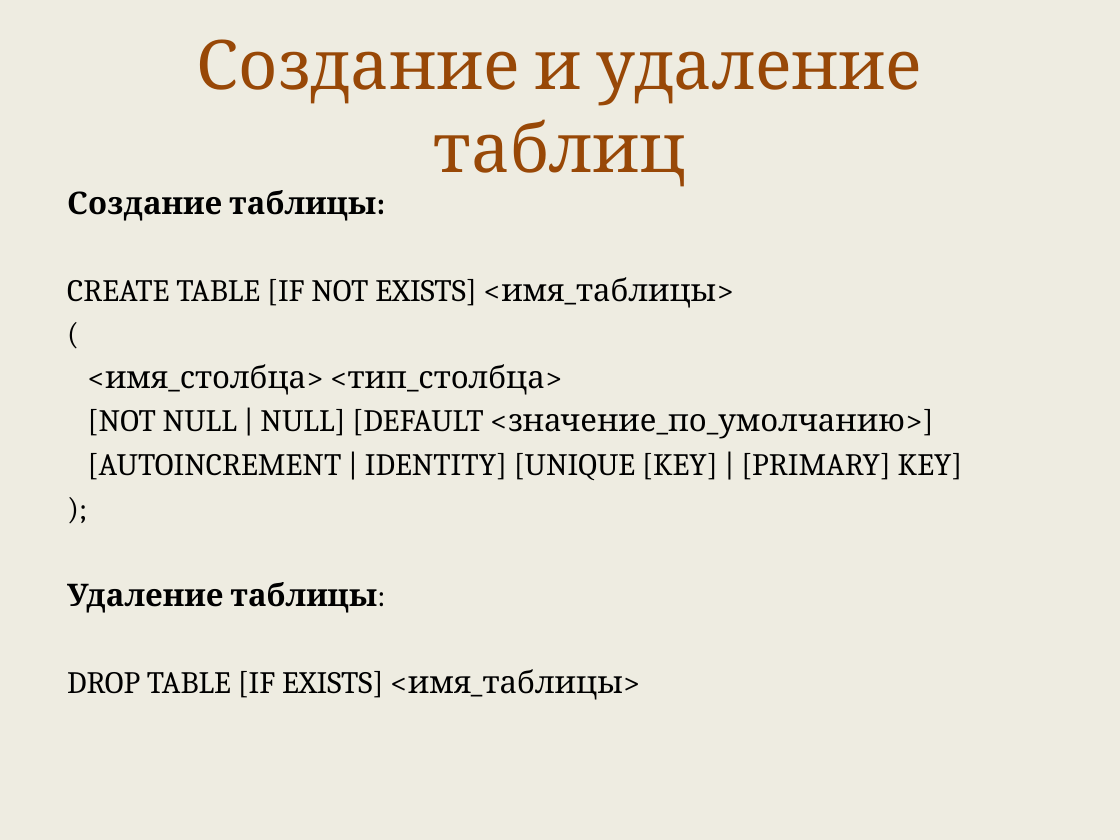
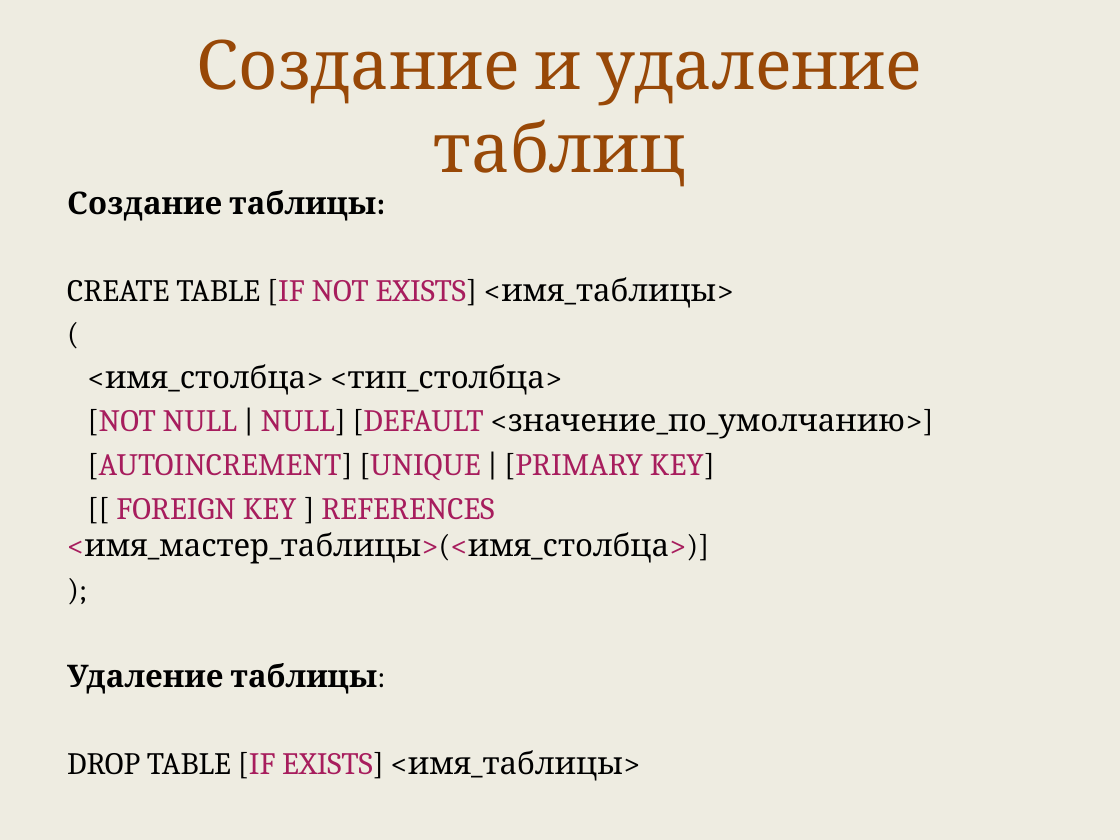
Before and after one commit to maxchv/LearnPython, a slide deck: slide 20 of week12/sql.pptx. Drawn at 1120x840 pixels with LibreOffice and Linux fonts; fonts in the diff are those of the drawing. Boxes give left, top, right and bottom in pixels: in the first picture for what was removed or moved away, otherwise in the second. Text is boxed around its words. In the diff, an @@ line names an element or a change of style, - is before the commit and + after.

```diff
--- a/week12/sql.pptx
+++ b/week12/sql.pptx
@@ text at [67, 277, 905, 781]: text colour #000000 to #A71D5D in "[IF NOT EXISTS]", "[NOT NULL NULL] [DEFAULT", "[IF EXISTS]" @@
@@ text at [84, 453, 715, 564]: text changed; text colour #000000 to #A71D5D @@
-[AUTOINCREMENT | IDENTITY] [UNIQUE [KEY] | [PRIMARY] KEY]
+[AUTOINCREMENT] [UNIQUE | [PRIMARY KEY]
+[[ FOREIGN KEY ] REFERENCES <имя_мастер_таблицы>(<имя_столбца>)]
```
Also in this commit, not shown: 17 slides added, 1 slide removed, 8 other files.
